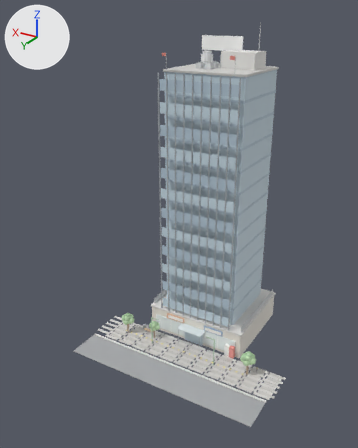
Renders of the glTF model models/office_13.glb from each side of a commit.
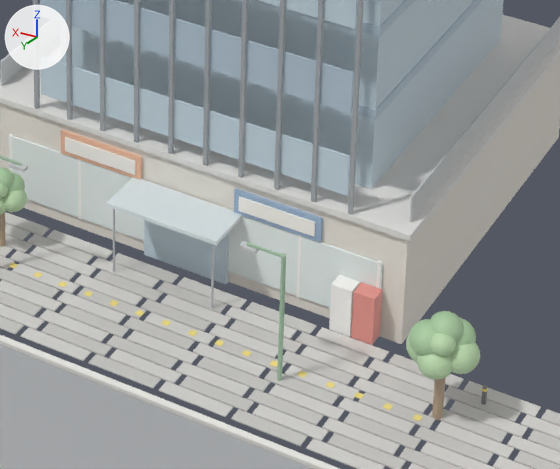
Old and new are each drawn whole from a 50 mm camera at (-31.9, 64.9, 49.0) aimed at (1.8, 8.6, 20.8) and again close up on the part from 43% to 76% of the width and 64% to 86% of the height. Arrows for +X, +Y and +Z are at upper left; the lights stay in place. The first two pictures are the older version.

Objects in the first close-up: 'geometry_0'.
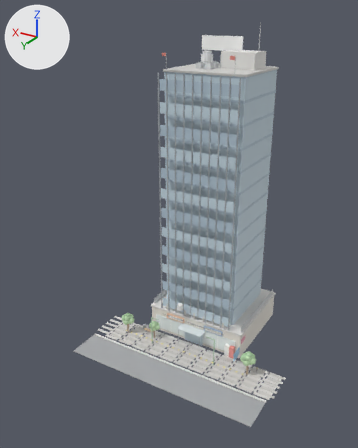
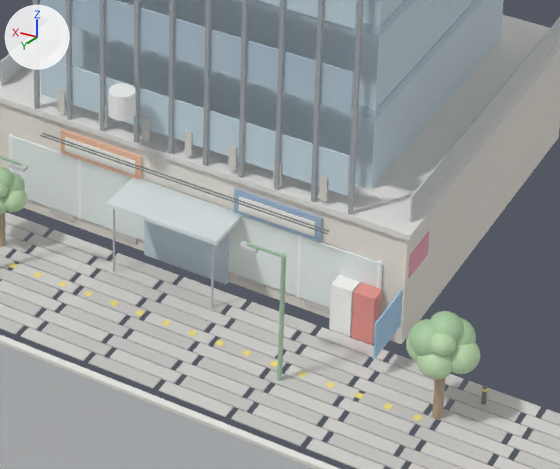
Commit message: phase2: refine models/office_13.glb

Changed parts and their boxes (x1, y1, x2, y2) in the close-ups (560 x 469 px):
```json
{"part": 1, "of": "me_geometry_0", "change": "added", "after": [319, 175, 328, 202]}
{"part": 2, "of": "me_geometry_0", "change": "added", "after": [273, 160, 282, 186]}
{"part": 3, "of": "me_geometry_0", "change": "added", "after": [228, 145, 236, 171]}
{"part": 4, "of": "me_geometry_0", "change": "added", "after": [185, 131, 192, 156]}
{"part": 5, "of": "me_geometry_0", "change": "added", "after": [141, 117, 149, 142]}
{"part": 6, "of": "me_geometry_0", "change": "added", "after": [99, 103, 106, 128]}
{"part": 7, "of": "me_geometry_0", "change": "added", "after": [58, 89, 65, 114]}
{"part": 8, "of": "me_geometry_0", "change": "added", "after": [305, 299, 330, 313]}
{"part": 9, "of": "me_geometry_0", "change": "added", "after": [111, 229, 137, 244]}
{"part": 10, "of": "me_geometry_0", "change": "added", "after": [50, 208, 75, 221]}
{"part": 11, "of": "me_geometry_0", "change": "added", "after": [373, 289, 403, 360], "on screen": "blue"}
{"part": 12, "of": "me_geometry_0", "change": "added", "after": [408, 231, 430, 278], "on screen": "pink"}
{"part": 13, "of": "me_geometry_0", "change": "added", "after": [42, 133, 330, 232]}
{"part": 14, "of": "me_geometry_0", "change": "added", "after": [40, 135, 328, 234]}
{"part": 15, "of": "me_geometry_0", "change": "added", "after": [109, 83, 136, 121]}
```

Edits to the scene script, one JSON object a line:
```json
{"block": "me_geometry_0", "where": "# used by ob_geometry_0; location = (0.0, 0.0, 0.0)"}
{"op": "remove", "block": "me_geometry_0", "code": "me_geometry_0.from_pydata(...)  # 6602 vertices, 12132 faces; spans x -15.7..15.3, y -7.2..18.8, z 0.0..47.8"}
{"op": "add", "block": "me_geometry_0", "code": "me_geometry_0.from_pydata(...)  # 6784 vertices, 12416 faces; spans x -15.7..15.3, y -7.2..18.8, z 0.0..47.8"}
{"block": "me_geometry_0", "change": "me_geometry_0 part 1: a new loose piece, a box spanning x -5.13..-4.87, y 7.025..7.065, z 4.55..5.45, in mat_defaultmaterial"}
{"block": "me_geometry_0", "change": "me_geometry_0 part 2: a new loose piece, a box spanning x -3.463..-3.203, y 7.025..7.065, z 4.55..5.45, in mat_defaultmaterial"}
{"block": "me_geometry_0", "change": "me_geometry_0 part 3: a new loose piece, a box spanning x -1.797..-1.537, y 7.025..7.065, z 4.55..5.45, in mat_defaultmaterial"}
{"block": "me_geometry_0", "change": "me_geometry_0 part 4: a new loose piece, a box spanning x -0.13..0.13, y 7.025..7.065, z 4.55..5.45, in mat_defaultmaterial"}
{"block": "me_geometry_0", "change": "me_geometry_0 part 5: a new loose piece, a box spanning x 1.537..1.797, y 7.025..7.065, z 4.55..5.45, in mat_defaultmaterial"}
{"block": "me_geometry_0", "change": "me_geometry_0 part 6: a new loose piece, a box spanning x 3.203..3.463, y 7.025..7.065, z 4.55..5.45, in mat_defaultmaterial"}
{"block": "me_geometry_0", "change": "me_geometry_0 part 7: a new loose piece, a box spanning x 4.87..5.13, y 7.025..7.065, z 4.55..5.45, in mat_defaultmaterial"}
{"block": "me_geometry_0", "change": "me_geometry_0 part 8: a new loose piece, a box spanning x -5.5..-4.5, y 7.025..7.065, z 0.25..0.55, in mat_defaultmaterial"}
{"block": "me_geometry_0", "change": "me_geometry_0 part 9: a new loose piece, a box spanning x 2.0..3.0, y 7.025..7.065, z 0.25..0.55, in mat_defaultmaterial"}
{"block": "me_geometry_0", "change": "me_geometry_0 part 10: a new loose piece, a box spanning x 4.5..5.5, y 7.025..7.065, z 0.25..0.55, in mat_defaultmaterial"}
{"block": "me_geometry_0", "change": "me_geometry_0 part 11: a new loose piece, a box spanning x -8.025..-7.975, y 7.2..9.2, z 0.9..2.3, in mat_defaultmaterial"}
{"block": "me_geometry_0", "change": "me_geometry_0 part 12: a new loose piece, a box spanning x -8.025..-7.975, y 5.25..6.75, z 2.45..3.35, in mat_defaultmaterial"}
{"block": "me_geometry_0", "change": "me_geometry_0 part 13: a new loose piece, a box spanning x -5.5..5.5, y 7.483..7.517, z 3.783..3.818, in mat_defaultmaterial"}
{"block": "me_geometry_0", "change": "me_geometry_0 part 14: a new loose piece, a box spanning x -5.5..5.5, y 7.622..7.657, z 3.783..3.818, in mat_defaultmaterial"}
{"block": "me_geometry_0", "change": "me_geometry_0 part 15: a new loose piece, a 14-sided cylinder along z spanning x 1.55..2.45, y 7.56..8.44, z 6.05..6.95, in mat_defaultmaterial"}
{"block": "me_geometry_0", "change": "other edits to the shape of me_geometry_0 do not show in these pictures"}
```
